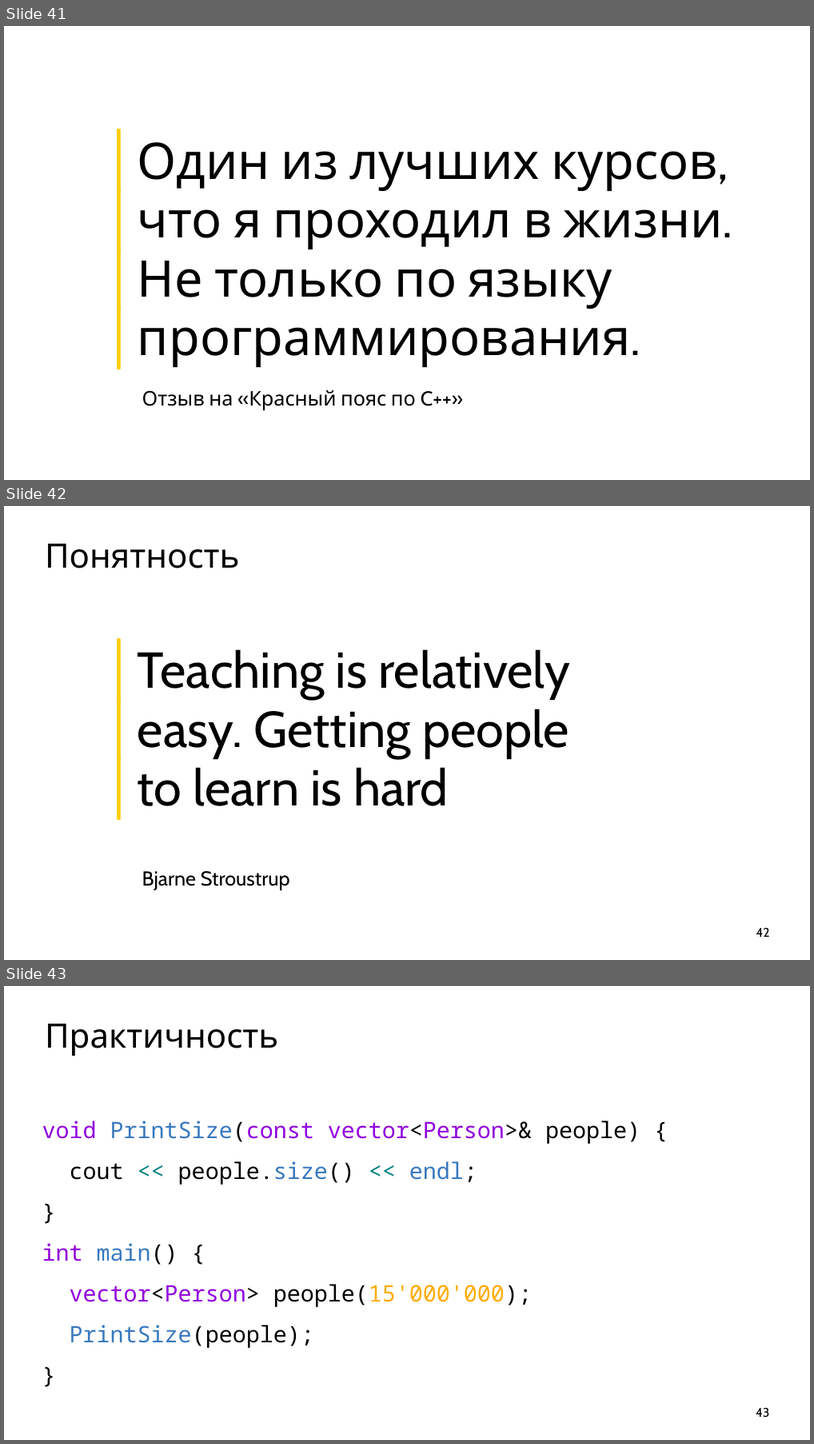
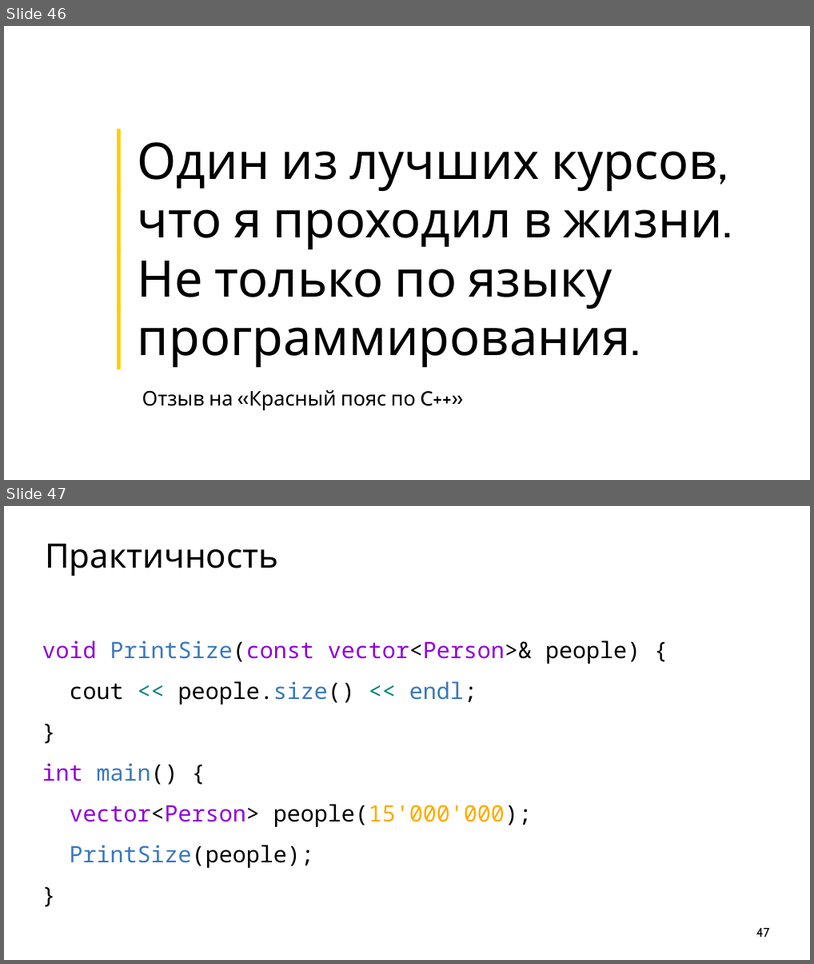
Before and after one commit to ishfb/cpprus18, a slide deck: slides.pptx. Shown one above the other, each under a label of ours: slides 41, 42 and 43 before the commit, slides 46 and 47 after it. The pictures are 814x1444 and 814x964 pixels, drawn with LibreOffice and Linux fonts; fonts in the diff are those of the drawing. Boxes give left, top, right and bottom in pixels: in the first picture for what was removed or moved away, otherwise in the second. Text is boxed around its words. In the diff, an @@ line names an element or a change of style, - is before the commit and + after.

```diff
--- a/slides.pptx
+++ b/slides.pptx
@@ slide 42 removed at (4,506,810,960), background #FFFFFF @@
@@ title removed at (45,544,240,568) @@
-Понятность
@@ text removed at (138,649,571,806) @@
-│ Teaching is relatively
-│ easy. Getting people
-│ to learn is hard
@@ text removed at (142,871,290,890) @@
-Bjarne Stroustrup
@@ page number removed at (757,927,770,936) @@
-42
@@ what was slide 41 is now slide 46 @@
@@ what was slide 43 is now slide 47 @@
@@ page number at (757,928,770,936): text changed @@
-43
+47
```
Also in this commit, not shown: 2 slides changed, 6 slides added, 1 other file.
